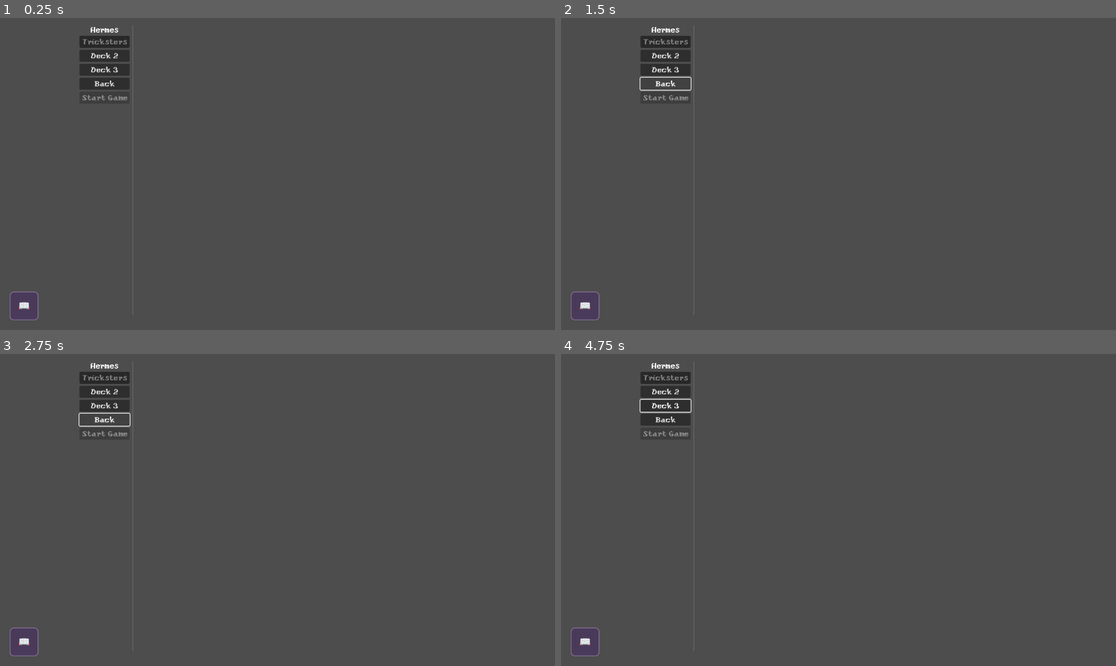
Above: before the commit, frames 1-4 (two rows, left to right).
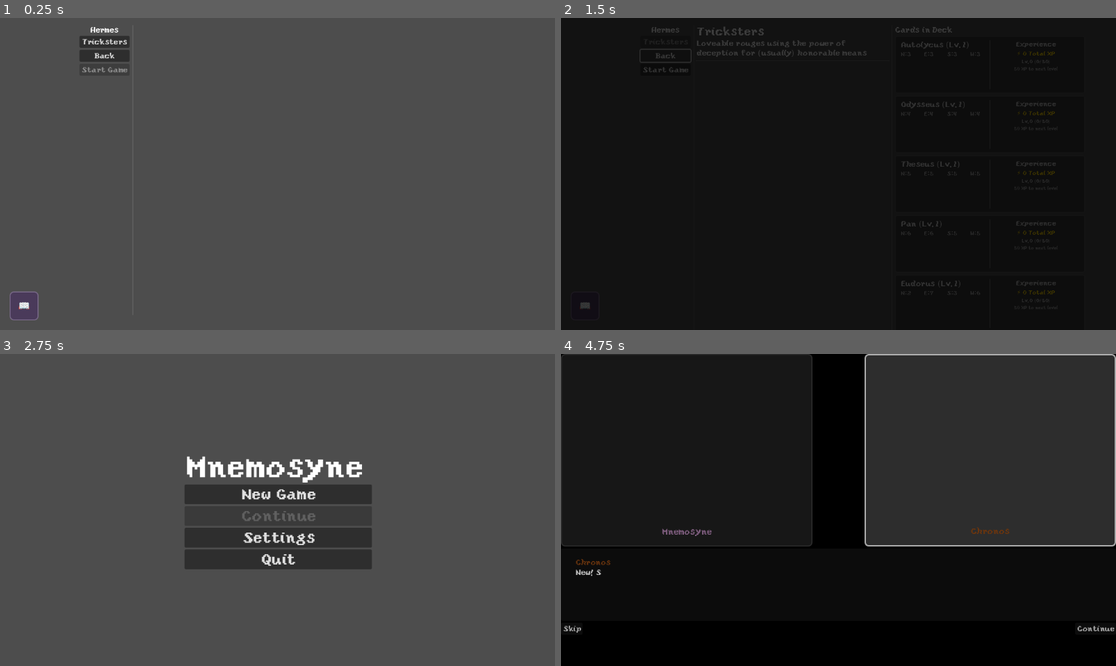
Above: after the commit, the same moments.

Repository: leslieharding/Mnemosyne
Game: Godot game, scene res://Scenes/Hermes.tscn
The game is run twice, just before and just after one commit, with the same random seed, the same clock (stepped at 60 frames per second) and the same inputs. This scene is started directly instead of the project's main scene.
Inputs (mouse positions are in pixels of both pictures, inside the frame that each line leads up to):
- Up to frame 1 (0.25 s): no input
- Up to frame 2 (1.5 s): click "Tricksters" at 0.5 s; click "Back" at 1.25 s
- Up to frame 3 (2.75 s): click "Back" at 2 s
- Up to frame 4 (4.75 s): click (666, 391) at 2.75 s, where only the run before the commit has a clickable "Deck 2"; click (666, 407) at 3.5 s, where only the run before the commit has a clickable "Deck 3"; click (838, 494) at 4.25 s, where only the run after the commit has a clickable "New Game"

The runs differ from the first frame. In frame 1, 0.6% of the frame differs, in the area x 14-24%, y 6-27%; in frame 2, 100%, in the area x 0-100%, y 0-100%; in frame 3, 8.5%; in frame 4, 99%.

Commit message:
hermes seems to work same as apollo now

Diff:
--- a/Resources/Collections/Hermes.tres
+++ b/Resources/Collections/Hermes.tres
@@ -61,7 +61,7 @@
 deck_name = "Tricksters"
 deck_description = "Loveable rouges using the power of deception for (usually) honorable means"
 card_indices = Array[int]([0, 1, 2, 3, 4])
-is_starter_deck = false
+is_starter_deck = true
 required_capture_exp = 0
 required_defense_exp = 0
 deck_power_type = 0
--- a/Scenes/Hermes.tscn
+++ b/Scenes/Hermes.tscn
@@ -21,15 +21,7 @@
 
 [node name="Deck1Button" type="Button" parent="MainContainer/LeftPanel"]
 layout_mode = 2
-text = "Deck 1"
-
-[node name="Deck2Button" type="Button" parent="MainContainer/LeftPanel"]
-layout_mode = 2
-text = "Deck 2"
-
-[node name="Deck3Button" type="Button" parent="MainContainer/LeftPanel"]
-layout_mode = 2
-text = "Deck 3"
+text = "Tricksters"
 
 [node name="Button" type="Button" parent="MainContainer/LeftPanel"]
 layout_mode = 2
@@ -76,3 +68,7 @@
 
 [node name="CardContainer" type="VBoxContainer" parent="MainContainer/RightPanel/CardsContainer"]
 layout_mode = 2
+
+[connection signal="pressed" from="MainContainer/LeftPanel/Deck1Button" to="." method="_on_deck_1_button_pressed"]
+[connection signal="pressed" from="MainContainer/LeftPanel/Button" to="." method="_on_button_pressed"]
+[connection signal="pressed" from="MainContainer/LeftPanel/StartGameButton" to="." method="_on_start_game_button_pressed"]
--- a/Scripts/hermes.gd
+++ b/Scripts/hermes.gd
@@ -55,112 +55,6 @@
 
 	setup_journal_button()
 
-func setup_journal_button():
-	if not journal_button:
-		# Create a CanvasLayer to ensure it's always on top, especially for Node2D scenes
-		var canvas_layer = CanvasLayer.new()
-		canvas_layer.layer = 10  # High layer value to be on top
-		canvas_layer.name = "JournalLayer"
-		add_child(canvas_layer)
-
-		# Create the journal button
-		journal_button = preload("res://Scenes/JournalButton.tscn").instantiate()
-		canvas_layer.add_child(journal_button)
-
-		journal_button.position = Vector2(20, get_viewport().get_visible_rect().size.y - 80)
-		journal_button.size = Vector2(60, 60)
-
-		print("Hermes: Journal button added with CanvasLayer")
-
-# Set up deck buttons with unlock conditions
-func setup_deck_buttons():
-	print("=== SETTING UP DECK BUTTONS ===")
-
-	if not hermes_collection:
-		print("ERROR: Hermes collection is null in setup_deck_buttons!")
-		return
-
-	if hermes_collection.decks.size() == 0:
-		print("ERROR: Hermes collection has no decks!")
-		return
-
-	var deck_buttons = [deck1_button, deck2_button, deck3_button]
-
-	# Verify buttons exist
-	for i in range(deck_buttons.size()):
-		if not deck_buttons[i]:
-			print("ERROR: Button ", i, " is null!")
-			return
-
-	print("Hermes collection has ", hermes_collection.decks.size(), " decks")
-
-	# Get progress tracker with more robust checking
-	var progress_tracker = get_node_or_null("/root/GlobalProgressTrackerAutoload")
-	var god_progress = {}
-
-	if progress_tracker:
-		print("GlobalProgressTrackerAutoload found")
-		god_progress = progress_tracker.get_god_progress("Hermes")
-		print("God progress entries: ", god_progress.size())
-
-		# DEBUG: Show experience data
-		for card_index in god_progress:
-			var card_exp = god_progress[card_index]
-			print("Card ", card_index, ": Total=", card_exp.get("total_exp", 0))
-	else:
-		print("WARNING: GlobalProgressTrackerAutoload not found!")
-
-	# Set up each button
-	for i in range(hermes_collection.decks.size()):
-		if i >= deck_buttons.size():
-			print("Warning: More decks than buttons - skipping deck ", i)
-			continue
-
-		var deck_def = hermes_collection.decks[i]
-		var button = deck_buttons[i]
-
-		print("=== DECK ", i, " SETUP ===")
-		print("Deck name: ", deck_def.deck_name)
-		print("Required capture exp: ", deck_def.required_capture_exp)
-		print("Required defense exp: ", deck_def.required_defense_exp)
-
-		# Set button text
-		button.text = deck_def.deck_name
-		print("Button text set to: ", button.text)
-
-		# Check unlock status
-		var is_unlocked = deck_def.is_unlocked("Hermes", god_progress)
-
-		print("Final unlock status: ", is_unlocked)
-
-		# Apply button styling
-		if not is_unlocked:
-			button.modulate = Color(0.6, 0.6, 0.6)
-			button.disabled = false  # Keep clickable for requirement display
-			print("Button styled as LOCKED")
-		else:
-			button.modulate = Color.WHITE
-			button.disabled = false
-			print("Button styled as UNLOCKED")
-
-		print("Button ", i, " setup complete")
-		print("=======================")
-
-	print("=== DECK BUTTONS SETUP COMPLETE ===")
-
-# Back button
-func _on_button_pressed() -> void:
-	TransitionManagerAutoload.change_scene_to("res://Scenes/GameModeSelect.tscn")
-
-# Connect these in the editor or use the existing connections
-func _on_deck_1_button_pressed() -> void:
-	select_deck(0)
-
-func _on_deck_2_button_pressed() -> void:
-	select_deck(1)
-
-func _on_deck_3_button_pressed() -> void:
-	select_deck(2)
 
 func _on_start_game_button_pressed() -> void:
 	if selected_deck_index >= 0:
@@ -195,7 +89,105 @@
 		# Change to the map scene instead of directly to game
 		TransitionManagerAutoload.change_scene_to("res://Scenes/RunMap.tscn")
 
-# Helper function to handle deck selection - handles both locked and unlocked decks
+func _on_button_pressed() -> void:
+	TransitionManagerAutoload.change_scene_to("res://Scenes/GameModeSelect.tscn")
+
+
+func _on_deck_1_button_pressed() -> void:
+	select_deck(0)
+
+
+func setup_journal_button():
+	if not journal_button:
+		# Create a CanvasLayer to ensure it's always on top, especially for Node2D scenes
+		var canvas_layer = CanvasLayer.new()
+		canvas_layer.layer = 10  # High layer value to be on top
+		canvas_layer.name = "JournalLayer"
+		add_child(canvas_layer)
+
+		# Create the journal button
+		journal_button = preload("res://Scenes/JournalButton.tscn").instantiate()
+		canvas_layer.add_child(journal_button)
+
+		journal_button.position = Vector2(20, get_viewport().get_visible_rect().size.y - 80)
+		journal_button.size = Vector2(60, 60)
+
+		print("Hermes: Journal button added with CanvasLayer")
+
+# Set up deck buttons with unlock conditions
+func setup_deck_buttons():
+	print("=== SETTING UP DECK BUTTONS ===")
+
+	if not hermes_collection:
+		print("ERROR: Hermes collection is null in setup_deck_buttons!")
+		return
+
+	if hermes_collection.decks.size() == 0:
+		print("ERROR: Hermes collection has no decks!")
+		return
+
+	var deck_buttons = [deck1_button, deck2_button, deck3_button]
+
+	# Verify buttons exist
+	for i in range(deck_buttons.size()):
+		if not deck_buttons[i]:
+			print("ERROR: Button ", i, " is null!")
+			return
+
+	print("Hermes collection has ", hermes_collection.decks.size(), " decks")
+
+	# Get progress tracker
+	var progress_tracker = get_node_or_null("/root/GlobalProgressTrackerAutoload")
+	var god_progress = {}
+
+	if progress_tracker:
+		print("GlobalProgressTrackerAutoload found")
+		god_progress = progress_tracker.get_god_progress("Hermes")
+		print("God progress entries: ", god_progress.size())
+	else:
+		print("WARNING: GlobalProgressTrackerAutoload not found!")
+
+	# Set up each button - but only for available decks
+	for i in range(deck_buttons.size()):
+		var button = deck_buttons[i]
+
+		if i < hermes_collection.decks.size():
+			# We have a deck for this button
+			var deck_def = hermes_collection.decks[i]
+
+			print("=== DECK ", i, " SETUP ===")
+			print("Deck name: ", deck_def.deck_name)
+
+			# Set button text to the actual deck name
+			button.text = deck_def.deck_name
+			button.visible = true
+			print("Button text set to: ", button.text)
+
+			# Check unlock status
+			var is_unlocked = deck_def.is_unlocked("Hermes", god_progress)
+
+			# Apply button styling
+			if not is_unlocked:
+				button.modulate = Color(0.6, 0.6, 0.6)
+				button.disabled = false  # Keep clickable for requirement display
+				print("Button styled as LOCKED")
+			else:
+				button.modulate = Color.WHITE
+				button.disabled = false
+				print("Button styled as UNLOCKED")
+
+			print("Button ", i, " setup complete")
+		else:
+			# No deck for this button - hide it
+			button.visible = false
+			button.disabled = true
+			print("Button ", i, " hidden (no corresponding deck)")
+
+		print("=======================")
+
+	print("=== DECK BUTTONS SETUP COMPLETE ===")
+
+
 func select_deck(index: int) -> void:
 	var deck_def = hermes_collection.decks[index]
 	var progress_tracker = get_node("/root/GlobalProgressTrackerAutoload")
@@ -205,20 +197,33 @@
 	selected_deck_index = index
 
 	# Reset all buttons to normal appearance (only for unlocked decks)
-	for i in range(hermes_collection.decks.size()):
+	for i in range(hermes_collection.decks.size()):  # CHANGED: only loop through actual decks
+		if i >= 3:  # Safety check - don't access buttons that don't exist
+			break
+
 		var button = [deck1_button, deck2_button, deck3_button][i]
+		if not button or not button.visible:  # Skip hidden buttons
+			continue
+
 		var deck = hermes_collection.decks[i]
 		if deck.is_unlocked("Hermes", god_progress):
 			button.disabled = false
 			button.modulate = Color.WHITE
+			# IMPORTANT: Keep the original deck name, don't reset to generic text
+			button.text = deck.deck_name  # This was missing!
 		else:
 			# Keep locked decks grayed out but clickable
 			button.modulate = Color(0.6, 0.6, 0.6)
 			button.disabled = false
+			button.text = deck.deck_name  # This was missing!
 
 	# Disable the selected button to show which is selected
-	var selected_button = [deck1_button, deck2_button, deck3_button][index]
-	selected_button.disabled = true
+	var button_array = [deck1_button, deck2_button, deck3_button]
+	if index < button_array.size() and button_array[index].visible:
+		var selected_button = button_array[index]
+		selected_button.disabled = true
+		# Make sure the selected button keeps its deck name too
+		selected_button.text = deck_def.deck_name
 
 	# Enable/disable start button based on whether deck is unlocked
 	start_game_button.disabled = not is_unlocked
